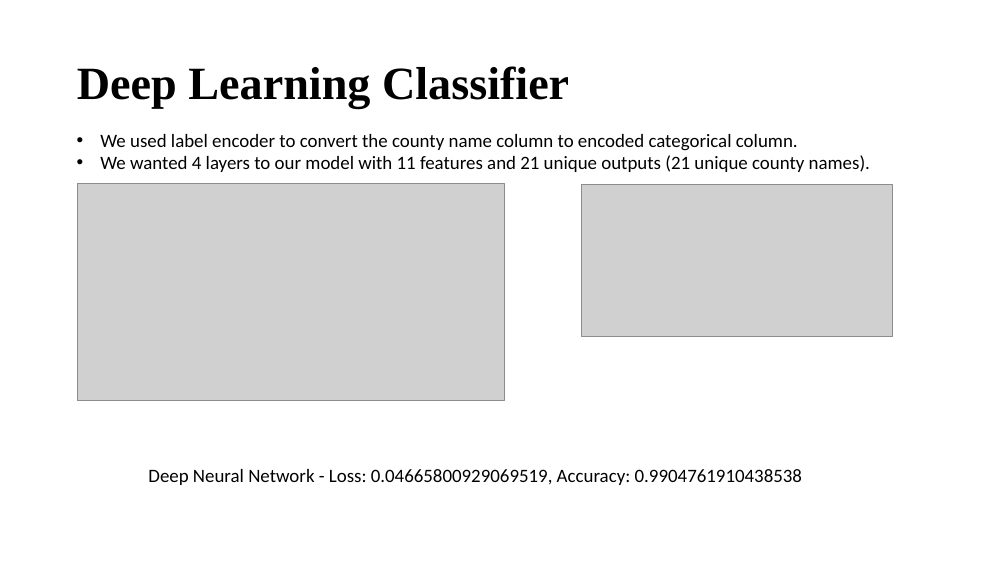
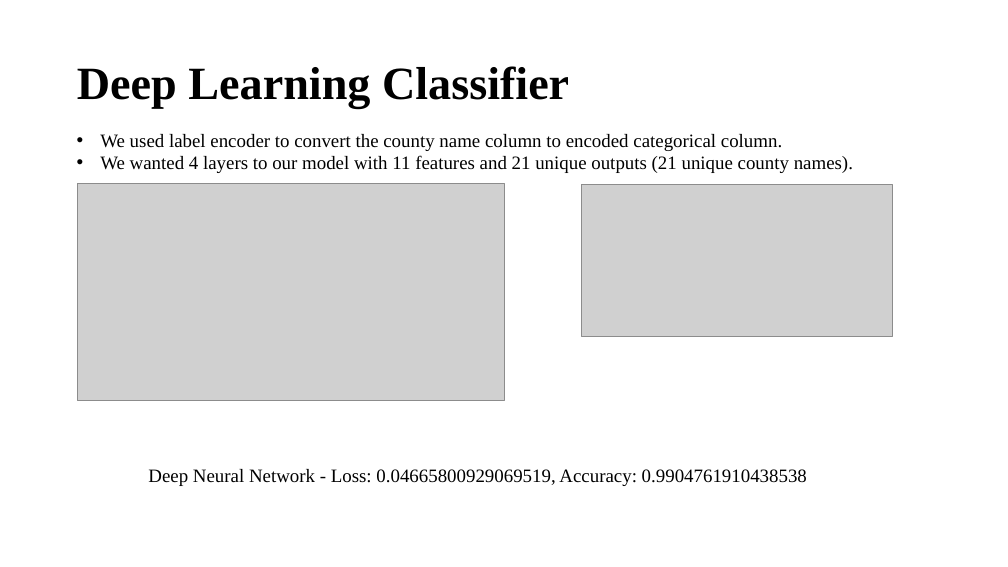
Before and after one commit to mirahmed07/DS_Masters_SPU, a slide deck: slide 25 of DS_670/Documents/DS_670_project_Mir_Madhrui_Kaushik_Leonsteen.pptx. Drawn at 1008x567 pixels with LibreOffice and Linux fonts; fonts in the diff are those of the drawing; grey boxes stand for pictures. Boxes give left, top, right and bottom in pixels: in the first picture for what was removed or moved away, otherwise in the second. Text is boxed around its words. In the diff, an @@ line names an element or a change of style, - is before the commit and + after.

```diff
--- a/DS_670/Documents/DS_670_project_Mir_Madhrui_Kaushik_Leonsteen.pptx
+++ b/DS_670/Documents/DS_670_project_Mir_Madhrui_Kaushik_Leonsteen.pptx
@@ text "We used label encoder to ..." at [100, 134, 853, 173]: font Calibri to Times New Roman @@
@@ text "Deep Neural Network - Loss: ..." at [148, 469, 807, 486]: font Calibri to Times New Roman @@
```
Also in this commit, not shown: 6 other slides changed, 1 slide added.
